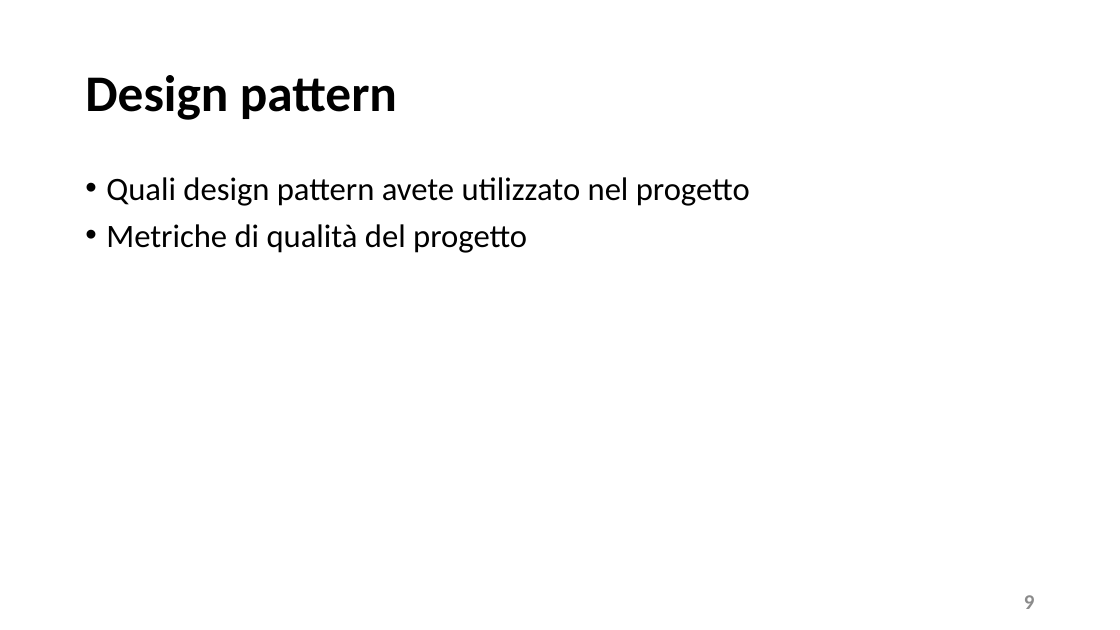
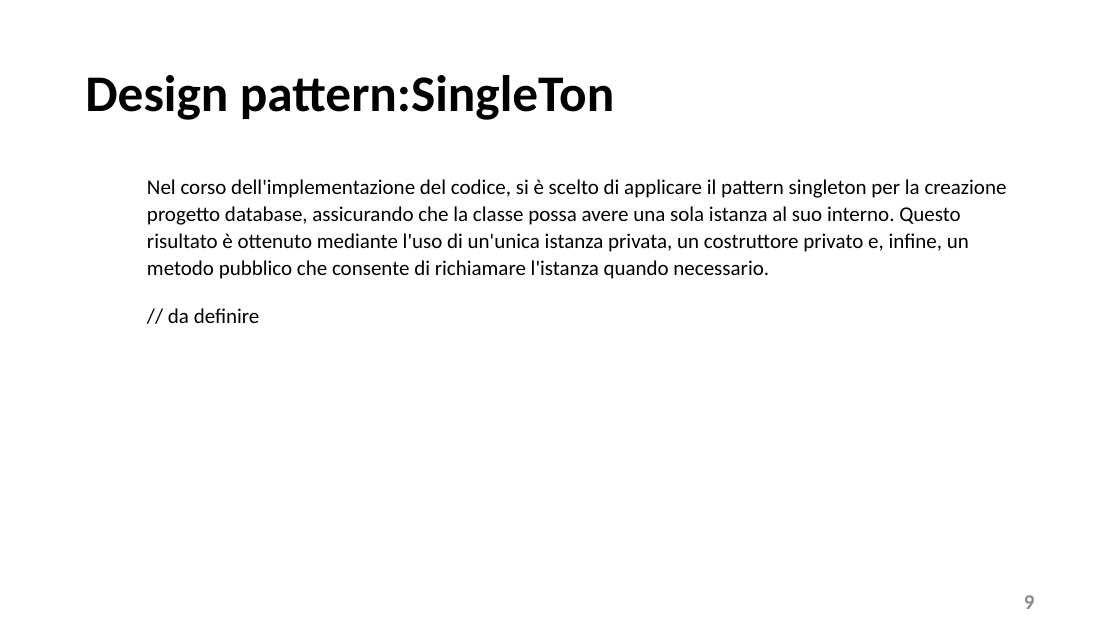
Before and after one commit to FilippoBolis/MED_Progetto_Ing_Software_23_24, a slide deck: slide 9 of MED/doc/Presentazione M.E.D.pptx. Drawn at 1120x630 pixels with LibreOffice and Linux fonts; fonts in the diff are those of the drawing. Boxes give left, top, right and bottom in pixels: in the first picture for what was removed or moved away, otherwise in the second. Text is boxed around its words. In the diff, an @@ line names an element or a change of style, - is before the commit and + after.

```diff
--- a/MED/doc/Presentazione M.E.D.pptx
+++ b/MED/doc/Presentazione M.E.D.pptx
@@ title at [85,75,614,120]: text changed @@
-Design pattern
+Design pattern:SingleTon
@@ text at [147,179,1007,323]: text changed; size 28 to 18 pt @@
-• Quali design pattern avete utilizzato nel progetto
-• Metriche di qualità del progetto
+Nel corso dell'implementazione del codice, si è scelto di applicare il pattern singleton per la creazione progetto database, assicurando che la classe possa avere una sola istanza al suo interno. Questo risultato è ottenuto mediante l'uso di un'unica istanza privata, un costruttore privato e, infine, un metodo pubblico che consente di richiamare l'istanza quando necessario.
+// da definire
```
Also in this commit, not shown: 11 other slides changed.
